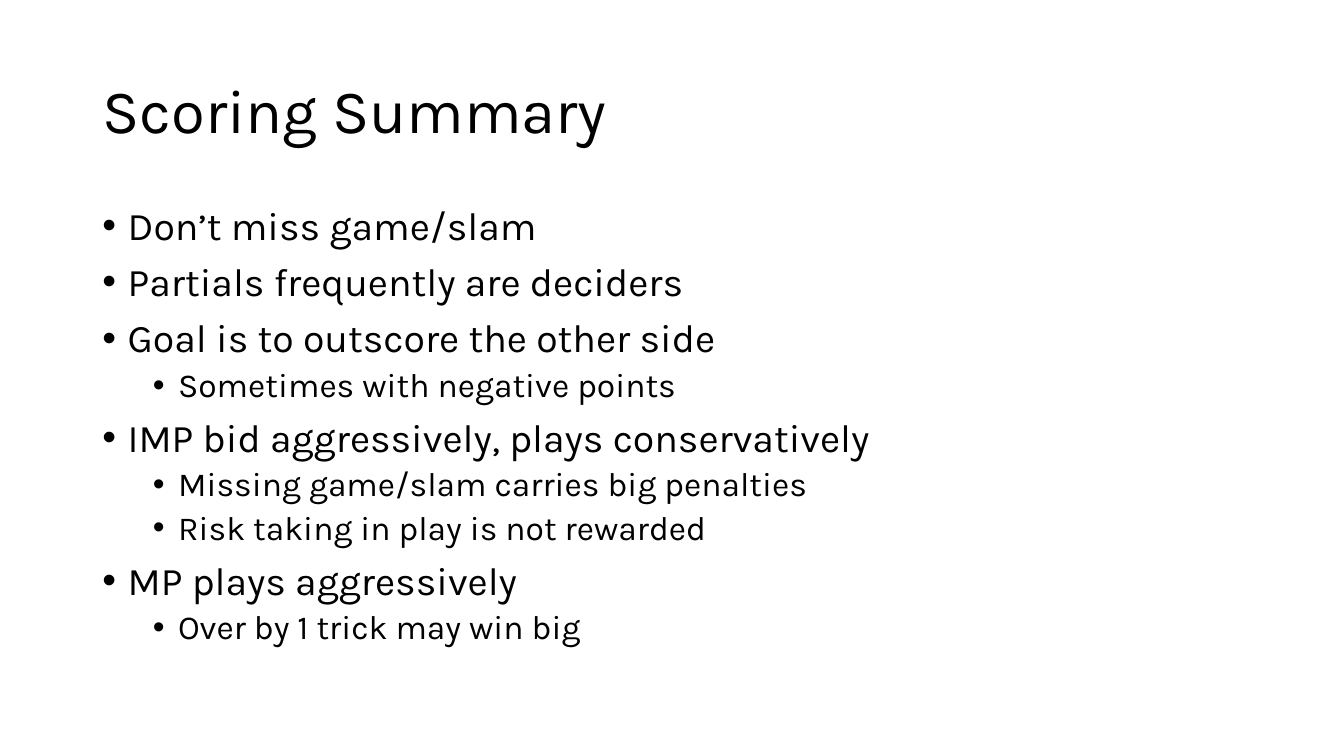
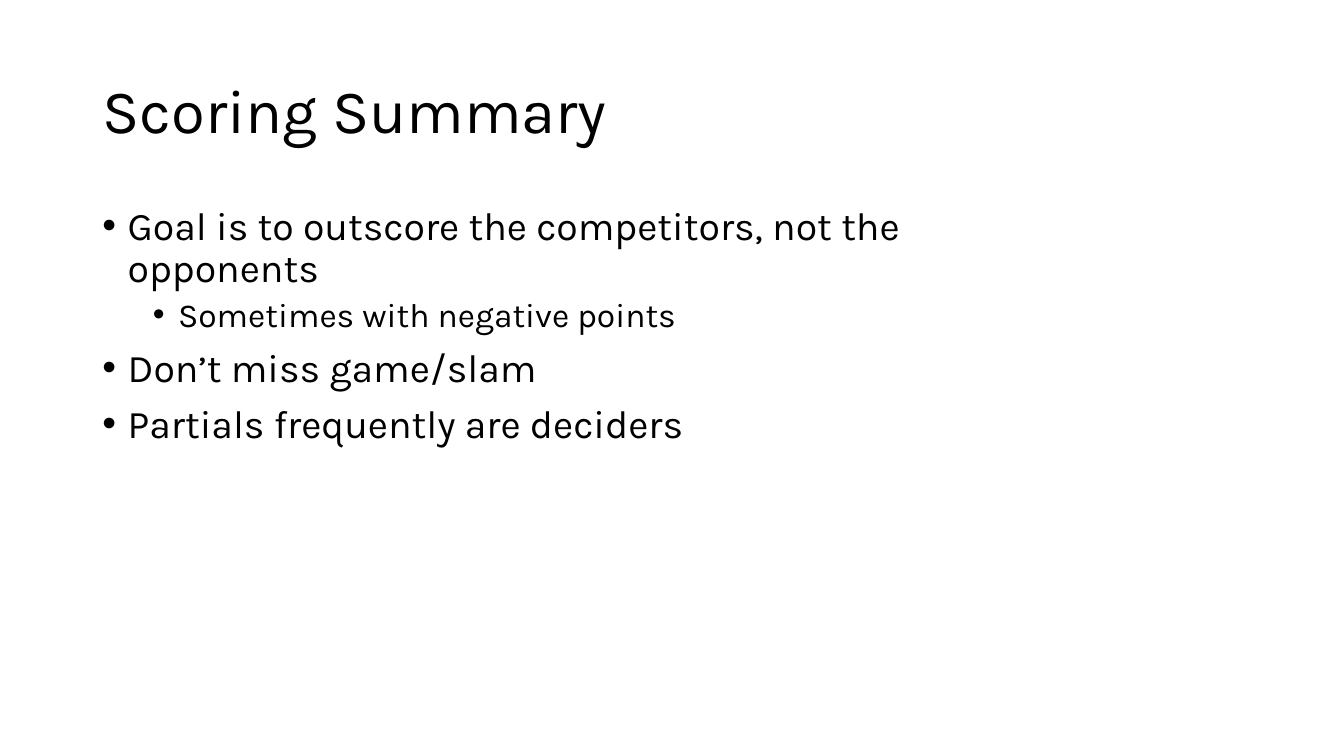
Before and after one commit to sywhub/bridge101, a slide deck: slide 15 of class.pptx (slide 13 before the commit). Drawn at 1344x756 pixels with LibreOffice and Linux fonts; fonts in the diff are those of the drawing; background and template pictures are left out. Boxes give left, top, right and bottom in pixels: in the first picture for what was removed or moved away, otherwise in the second. Text is boxed around its words. In the diff, an @@ line names an element or a change of style, - is before the commit and + after.

```diff
--- a/class.pptx
+++ b/class.pptx
@@ text at [128, 213, 899, 335]: paragraphs added @@
+• Goal is to outscore the competitors, not the opponents
+  • Sometimes with negative points
@@ text at [128, 325, 870, 648]: paragraphs removed @@
-• Goal is to outscore the other side
-  • Sometimes with negative points
-• IMP bid aggressively, plays conservatively
-  • Missing game/slam carries big penalties
-  • Risk taking in play is not rewarded
-• MP plays aggressively
-  • Over by 1 trick may win big
```
Also in this commit, not shown: 11 other slides changed, 3 slides added, 3 slides removed, 3 other files.
